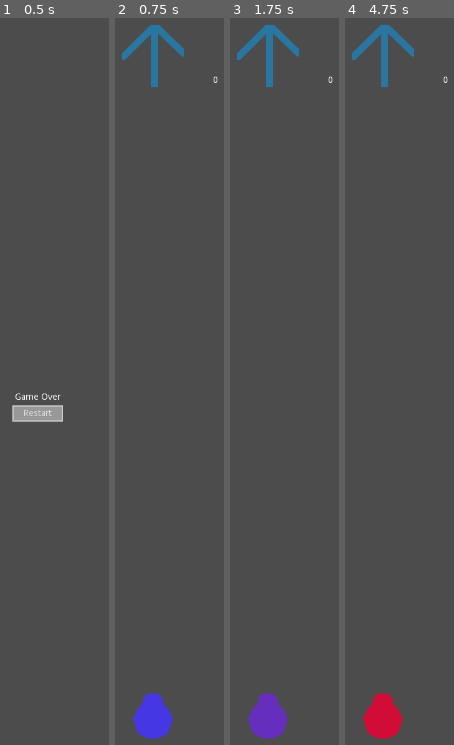
Above: before the commit, frames 1-4 (left to right).
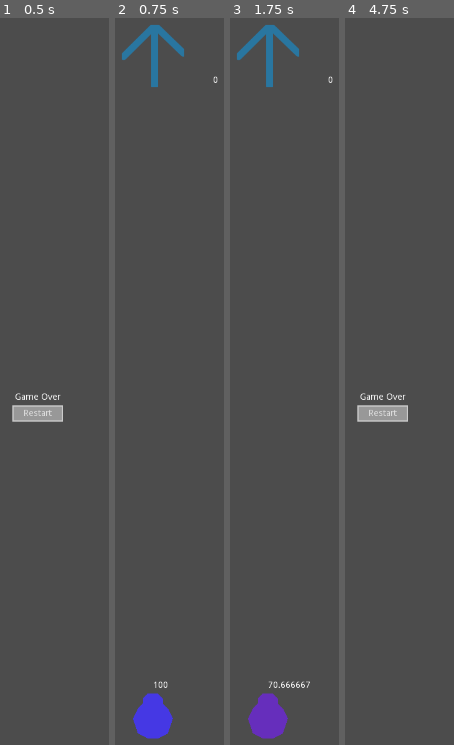
Above: after the commit, the same moments.

Repository: drarbego/payaso-de-equilibrio
Game: Godot game, scene res://GameOverMenu.tscn
Two runs of this game, one before a commit and one after it. Both use one fixed random seed, a clock stepped at 60 frames per second and the inputs below.
Inputs:
- Up to frame 1 (0.5 s): no input
- Up to frame 2 (0.75 s): click "Restart" at 0.5 s
- Up to frame 3 (1.75 s): tap Enter at 1.25 s
- Up to frame 4 (4.75 s): no input

Frame 1 is identical in both runs. In frame 2, less than 0.1% of the frame differs, in the area x 35-49%, y 91-93%; in frame 3, 0.2%; in frame 4, 4.2%, in the area x 6-95%, y 0-100%.

Commit message:
implement basic equilibrium system

Diff:
--- a/Characters/Payasito.gd
+++ b/Characters/Payasito.gd
@@ -4,26 +4,38 @@
 var damage_color = Color(1, 0, 0)
 onready var original_color = $Polygon2D.color
 var color_change_time = 1.5
+
 var equilibrium = 100
+var equilibrium_limit = 0.2
+var equilibrium_increase_unit = 5
+var equilibrium_decrease_unit = -10
+
+signal fell
 
 class_name Player
 
 
-func _physics_process(_delta):
+func _physics_process(delta):
 	var inclination = self.get_inclination()
 	var motion = Vector2(inclination, 0) * self.speed
-	self.move_and_slide(motion)
+	var __ = self.move_and_slide(motion)
+
+	var equilibrium_delta = equilibrium_decrease_unit if abs(inclination) > equilibrium_limit else equilibrium_increase_unit
+	equilibrium = clamp(equilibrium + equilibrium_delta * delta, -5, 100)
+	if equilibrium <= 0:
+		emit_signal("fell")
+
+	$Label.set_text(str(equilibrium))
 
 func get_inclination():
-	var half_max_acc = Globals.MAX_ACC / 2
-	return clamp(Input.get_accelerometer().x, -half_max_acc, half_max_acc) / half_max_acc
+	return clamp(Input.get_accelerometer().x, -Globals.MAX_ACC, Globals.MAX_ACC) / Globals.MAX_ACC
 
 func _on_Hitbox_body_entered(body):
 	if body is Obstacle:
 		self.handle_hit(body)
 
 func handle_hit(obstacle):
-	self.equilibrium -= 10
+	self.equilibrium -= 30
 	$Tween.interpolate_property($Polygon2D, "color", original_color, damage_color, color_change_time / 2)
 	$Tween.interpolate_callback(self, color_change_time / 2, "transition_to_idle")
 	$Tween.start()
--- a/Characters/Payasito.tscn
+++ b/Characters/Payasito.tscn
@@ -26,4 +26,12 @@
 shape = SubResource( 2 )
 
 [node name="Tween" type="Tween" parent="."]
+
+[node name="Label" type="Label" parent="."]
+margin_top = -60.0
+margin_right = 40.0
+margin_bottom = -46.0
+__meta__ = {
+"_edit_use_anchors_": false
+}
 [connection signal="body_entered" from="Hitbox" to="." method="_on_Hitbox_body_entered"]
--- a/Env.gd
+++ b/Env.gd
@@ -52,5 +52,8 @@
 func _on_LimitTimer_timeout():
 	game_over()
 
+func _on_Payasito_fell():
+	game_over()
+
 func game_over():
 	get_tree().change_scene("res://GameOverMenu.tscn")
--- a/Env.tscn
+++ b/Env.tscn
@@ -71,11 +71,12 @@
 [node name="LimitTimer" type="Timer" parent="LimitDetectors"]
 wait_time = 0.6
 one_shot = true
+[connection signal="fell" from="Payasito" to="." method="_on_Payasito_fell"]
 [connection signal="body_entered" from="ObstacleDeleter" to="." method="_on_ObstacleDeleter_body_entered"]
 [connection signal="body_entered" from="LimitDetectors/Left" to="." method="_on_LeftLimitDetector_body_entered"]
 [connection signal="body_exited" from="LimitDetectors/Left" to="." method="_on_Left_body_exited"]
 [connection signal="body_exited" from="LimitDetectors/Left" to="." method="_on_LeftLimitDetector_body_exited"]
 [connection signal="body_entered" from="LimitDetectors/Right" to="." method="_on_RightLimitDetector_body_entered"]
+[connection signal="body_exited" from="LimitDetectors/Right" to="." method="_on_RightLimitDetector_body_exited"]
 [connection signal="body_exited" from="LimitDetectors/Right" to="." method="_on_Right_body_exited"]
-[connection signal="body_exited" from="LimitDetectors/Right" to="." method="_on_RightLimitDetector_body_exited"]
 [connection signal="timeout" from="LimitDetectors/LimitTimer" to="." method="_on_LimitTimer_timeout"]
